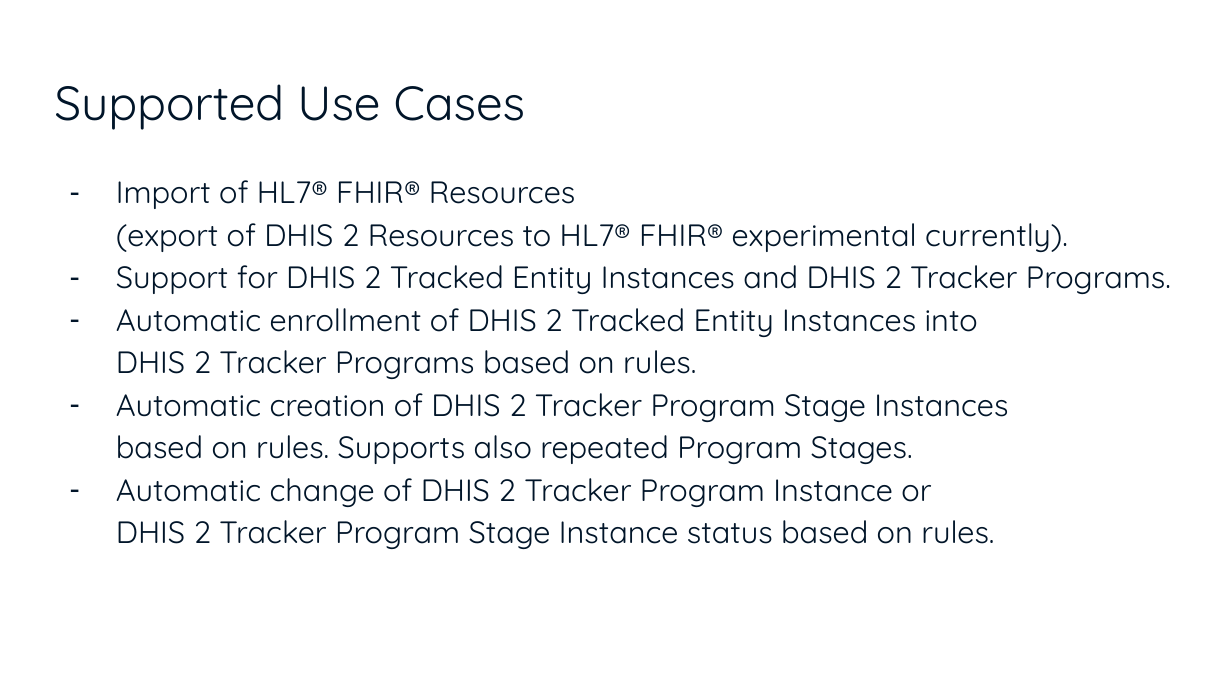
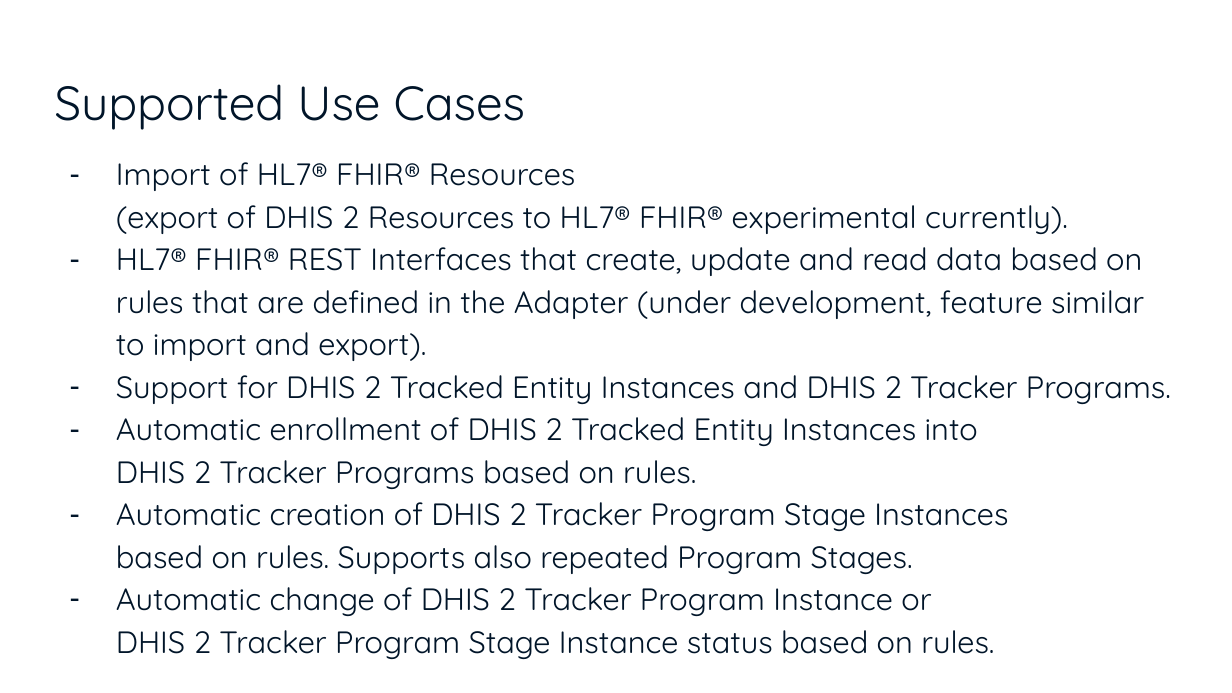
Before and after one commit to dhis2/dhis2-fhir-adapter, a slide deck: slide 15 of docs/DHIS_2_FHIR_Adapter_-_An_Overview.pptx. Drawn at 1232x693 pixels with LibreOffice and Linux fonts; fonts in the diff are those of the drawing; background and template pictures are left out. Boxes give left, top, right and bottom in pixels: in the first picture for what was removed or moved away, otherwise in the second. Text is boxed around its words. In the diff, an @@ line names an element or a change of style, - is before the commit and + after.

```diff
--- a/docs/DHIS_2_FHIR_Adapter_-_An_Overview.pptx
+++ b/docs/DHIS_2_FHIR_Adapter_-_An_Overview.pptx
@@ text "Import of HL7® FHIR® Resources ...": place and size @@
-text "Import of HL7® FHIR® Resources ..." at <box>116,180,1171,549</box>
+text "Import of HL7® FHIR® Resources ..." at <box>116,162,1171,616</box>
@@ text at <box>116,247,1144,361</box>: paragraph added @@
+– HL7® FHIR® REST Interfaces that create, update and read data based on rules that are defined in the Adapter (under development, feature similar to import and export).
```
Also in this commit, not shown: 5 other slides changed.
